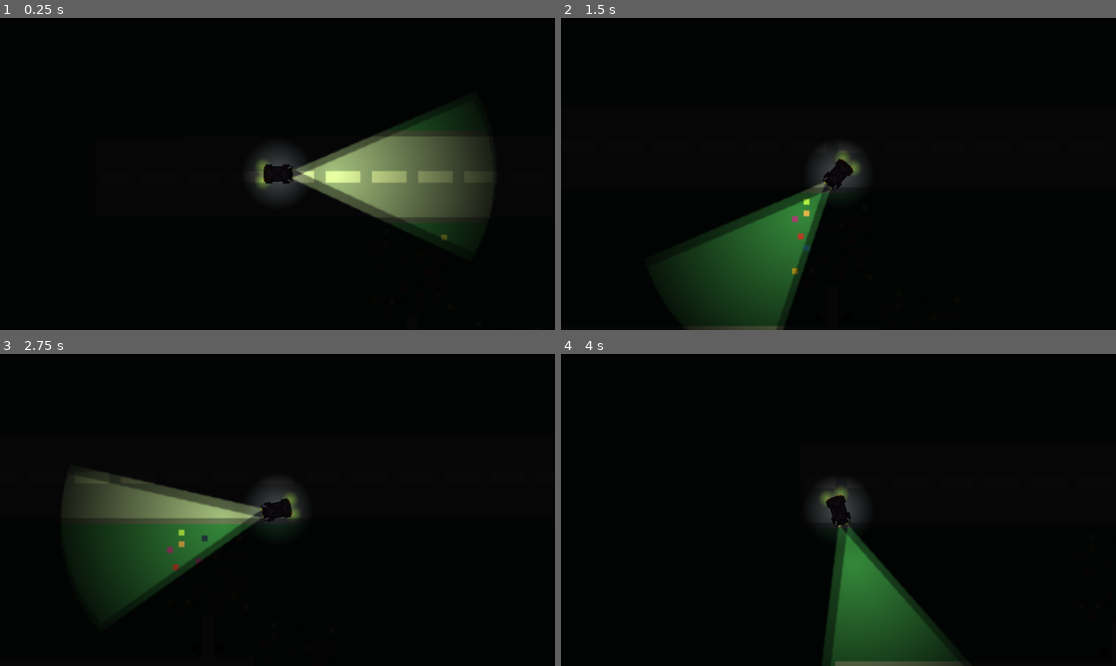
Above: before the commit, frames 1-4 (two rows, left to right).
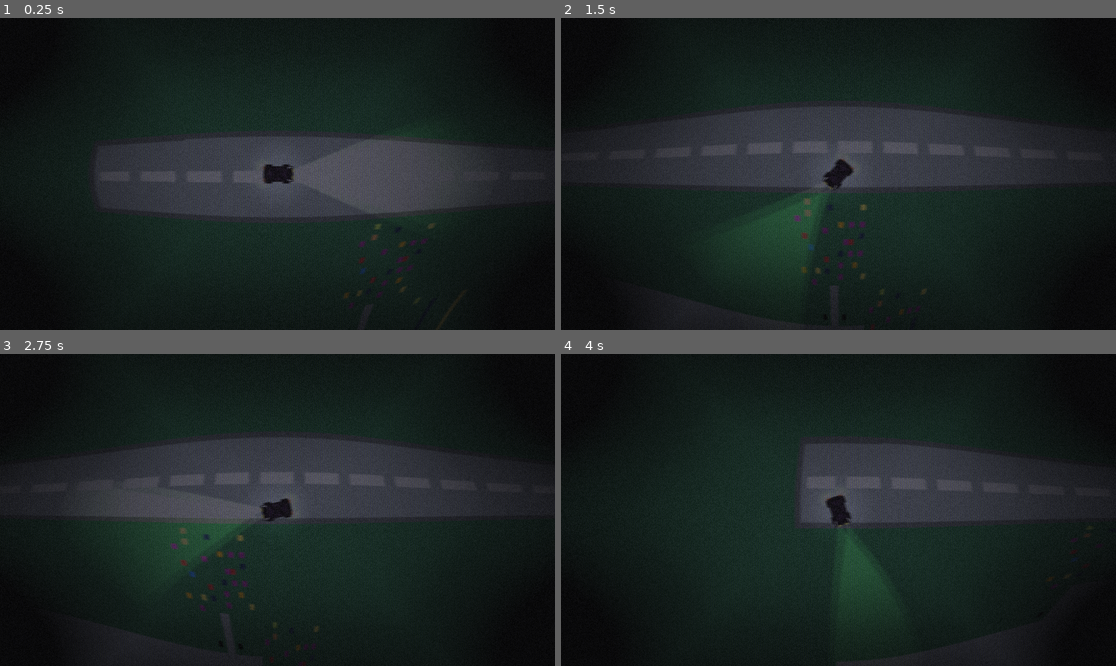
Above: after the commit, the same moments.

Repository: ButterUpTeam/BlackVolga
Game: Godot game, scene res://scene/game.tscn
Same seed, same stepped clock (60 frames per second), same inputs: the game is played once before the commit and once after it.
Inputs:
- Up to frame 1 (0.25 s): no input
- Up to frame 2 (1.5 s): hold Right (right) 0.53-1.28 s; hold Left (left) from 1.28 s (still down)
- Up to frame 3 (2.75 s): release Left (left) at 2.03 s; hold Right (right) from 2.03 s (still down)
- Up to frame 4 (4 s): release Right (right) at 2.78 s; hold Up (up) 2.78-3.53 s; hold Left (left) from 3.53 s (still down)

The runs differ from the first frame. In frame 1, 52% of the frame differs, in the area x 0-100%, y 0-100%; in frame 2, 56%; in frame 3, 54%; in frame 4, 57%.

Commit message:
Add CRT shader

Diff:
--- a/scene/game.tscn
+++ b/scene/game.tscn
@@ -1,9 +1,18 @@
-[gd_scene load_steps=5 format=3 uid="uid://7w4igggya3d8"]
+[gd_scene load_steps=7 format=3 uid="uid://7w4igggya3d8"]
 
 [ext_resource type="Script" path="res://scripts/game.gd" id="1_4agxc"]
 [ext_resource type="PackedScene" uid="uid://cgp1g5obccafh" path="res://scene/level.tscn" id="1_y14ym"]
 [ext_resource type="PackedScene" uid="uid://x8sw8rl4pgps" path="res://scene/police.tscn" id="4_8n4nf"]
 [ext_resource type="PackedScene" uid="uid://cypql1vnonbm1" path="res://scene/Player.tscn" id="4_x00h2"]
+[ext_resource type="Shader" path="res://shader/crt.gdshader" id="5_qwbup"]
+
+[sub_resource type="ShaderMaterial" id="ShaderMaterial_bv22b"]
+shader = ExtResource("5_qwbup")
+shader_parameter/crt_brightnes = 1.0
+shader_parameter/crt_ghost = 3.166
+shader_parameter/crt_grid = 0.71
+shader_parameter/crt_white_noise = 0.14
+shader_parameter/crt_curve = 0.313
 
 [node name="Game" type="Node2D"]
 script = ExtResource("1_4agxc")
@@ -44,6 +53,17 @@
 autostart = true
 
 [node name="CanvasModulate" type="CanvasModulate" parent="."]
+visible = false
 color = Color(0.0323822, 0.0323822, 0.0323822, 1)
 
+[node name="CanvasLayer" type="CanvasLayer" parent="."]
+
+[node name="ColorRect" type="ColorRect" parent="CanvasLayer"]
+material = SubResource("ShaderMaterial_bv22b")
+anchors_preset = 15
+anchor_right = 1.0
+anchor_bottom = 1.0
+grow_horizontal = 2
+grow_vertical = 2
+
 [connection signal="timeout" from="police_spawn" to="." method="_on_police_spawn_timeout"]
--- /dev/null
+++ b/shader/crt.gdshader
@@ -0,0 +1,57 @@
+shader_type canvas_item;
+
+uniform sampler2D SCREEN_TEXTURE: hint_screen_texture, repeat_disable, filter_nearest;
+uniform float crt_brightnes: hint_range(0.0, 1.0) = 1.0;
+uniform float crt_ghost: hint_range(0.0, 10.0) = 3.0;
+uniform float crt_grid: hint_range(0.0, 1.0) = 0.4;
+uniform float crt_white_noise: hint_range(0.0, 1.0) = 0.0;
+uniform float crt_curve: hint_range(0.0, 1.0) = 0.05;
+
+
+float random(vec2 uv){
+	return fract(sin(dot(uv, vec2(12.9898, 78.233))) * 43758.5453);
+}
+
+
+void vertex() {
+	// Called for every vertex the material is visible on.
+}
+
+void fragment() {
+	float time = TIME;
+
+	vec2 crt_curve_shift = (vec2(1.0) - sin(UV.yx * PI)) * crt_curve;
+	vec2 crt_curve_scale = vec2(1.0) + crt_curve_shift * 2.0;
+	vec2 screen_uv = SCREEN_UV * crt_curve_scale  - crt_curve_shift;
+	vec2 uv = UV * crt_curve_scale - crt_curve_shift;
+
+	float crt_mask = 0.0;
+	if(uv.x >= 0.0 && uv.x <=1.0 && uv.y >= 0.0 && uv.y <=1.0){
+		crt_mask = 1.0;
+	}
+	crt_mask = 1.0; // disable it for nicer effect in this game
+
+	vec3 color = texture(SCREEN_TEXTURE, screen_uv).rgb * (1.0-crt_brightnes*0.5);
+	color += texture(SCREEN_TEXTURE, screen_uv - vec2(SCREEN_PIXEL_SIZE.x * crt_ghost, 0.0)).rgb;
+	color += texture(SCREEN_TEXTURE, screen_uv + vec2(SCREEN_PIXEL_SIZE.x * crt_ghost, 0.0)).rgb;
+	color *= crt_brightnes * 0.25 * crt_mask;
+
+	vec2 noise_pixel = vec2(floor((screen_uv.x/ SCREEN_PIXEL_SIZE.x)/ 3.0 ) * 3.0, screen_uv.y) - sin(UV.yx * PI);
+	float white_noise = random(noise_pixel+ vec2(sin(time * PI/4.0), cos(time * PI / 8.0))) * crt_mask;
+	color = mix(color, vec3(white_noise), crt_white_noise);
+
+	float crt_grid_uv = mod(SCREEN_UV.x / SCREEN_PIXEL_SIZE.x, 3.0);
+	vec3 crt_grid_color;
+	crt_grid_color.r = clamp(1.0 - crt_grid_uv ,0.0, 1.0 );
+	crt_grid_color.g = clamp(1.0 - abs(1.0 - crt_grid_uv) ,0.0, 1.0 );
+	crt_grid_color.b = 1.0 - crt_grid_color.g;
+	color *= clamp(normalize(clamp(crt_grid_color, crt_grid, 1.0)), vec3(0.0), vec3(1.0));
+
+	COLOR = vec4(color, 1.0);
+
+}
+
+//void light() {
+	// Called for every pixel for every light affecting the CanvasItem.
+	// Uncomment to replace the default light processing function with this one.
+//}
